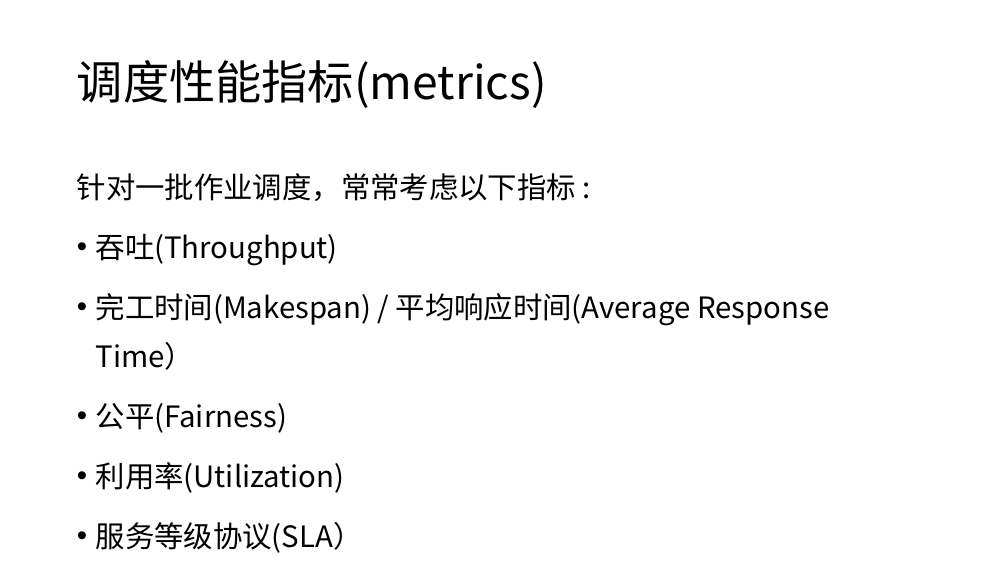
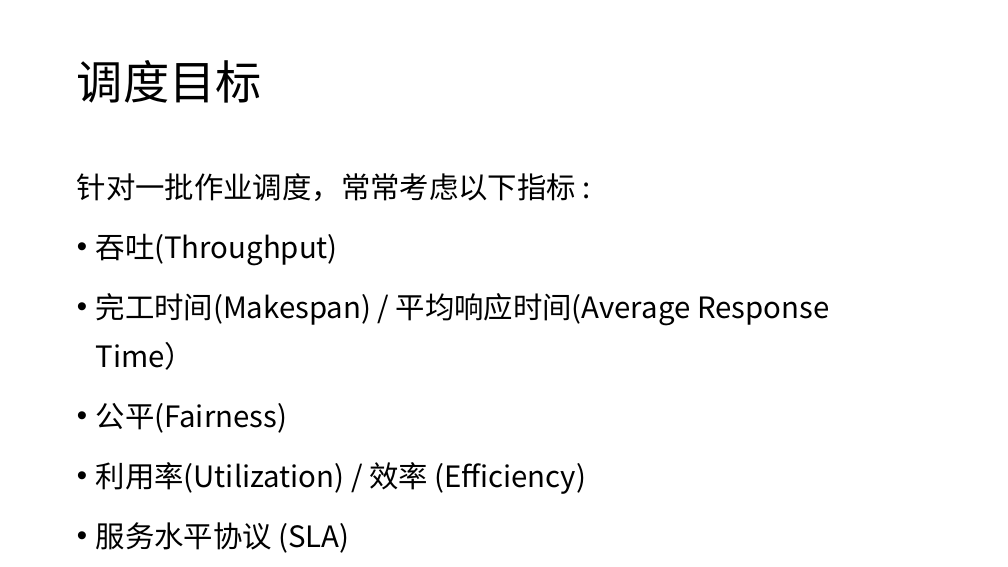
Before and after one commit to microsoft/AI-System, a slide deck: slide 24 of Lectures/BasicTopics/SystemforAI-7-Platform.ppsx. Drawn at 1008x567 pixels with LibreOffice and Linux fonts; fonts in the diff are those of the drawing. Boxes give left, top, right and bottom in pixels: in the first picture for what was removed or moved away, otherwise in the second. Text is boxed around its words. In the diff, an @@ line names an element or a change of style, - is before the commit and + after.

```diff
--- a/Lectures/BasicTopics/SystemforAI-7-Platform.ppsx
+++ b/Lectures/BasicTopics/SystemforAI-7-Platform.ppsx
@@ title at [77, 60, 262, 103]: text changed @@
-调度性能指标(metrics)
+调度目标
@@ text at [96, 462, 586, 553]: text changed @@
-• 利用率(Utilization)
-• 服务等级协议(SLA）
+• 利用率(Utilization) / 效率 (Efficiency)
+• 服务水平协议 (SLA)
```
Also in this commit, not shown: 17 other slides changed, 3 slides added, 1 slide removed, 3 other files.
